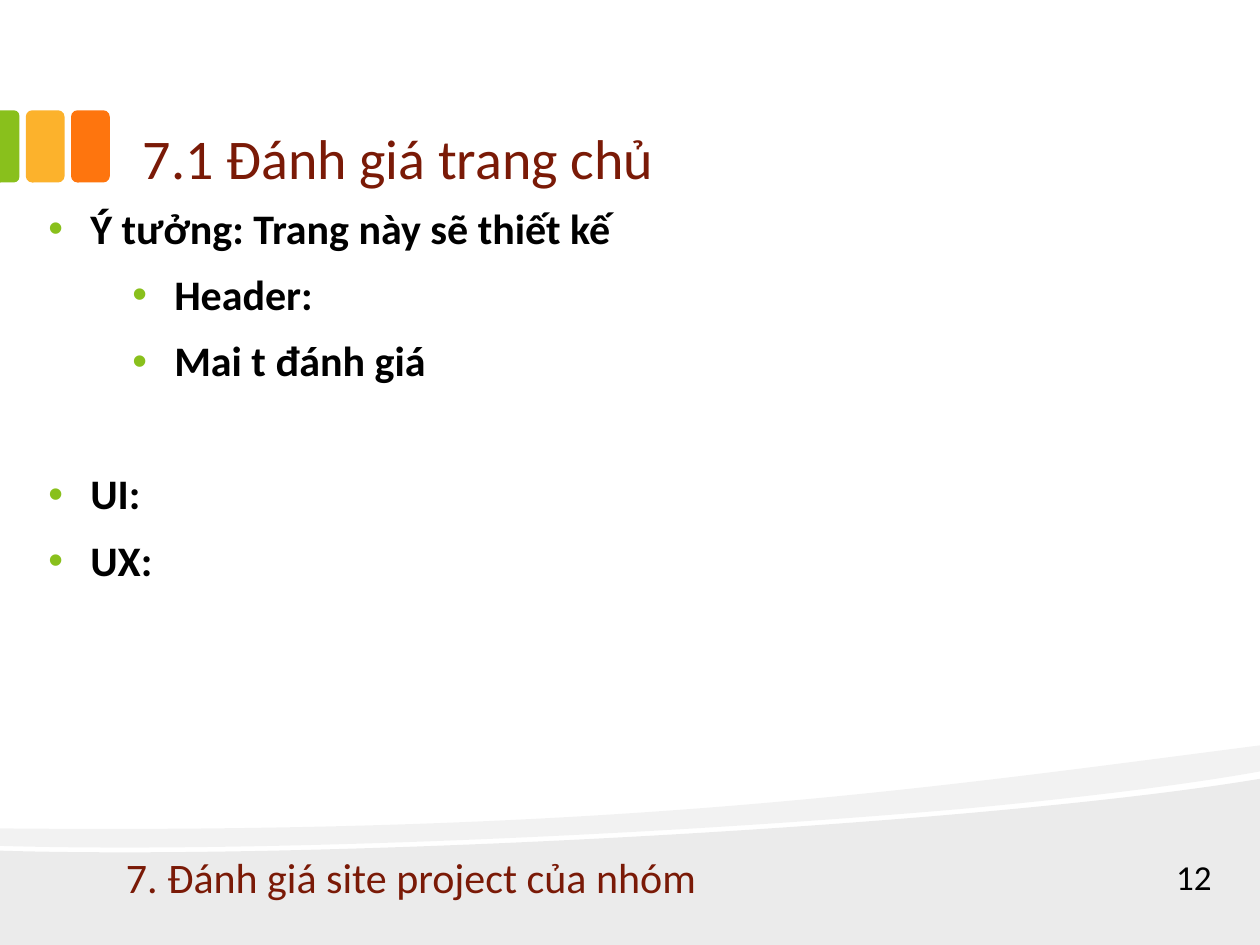
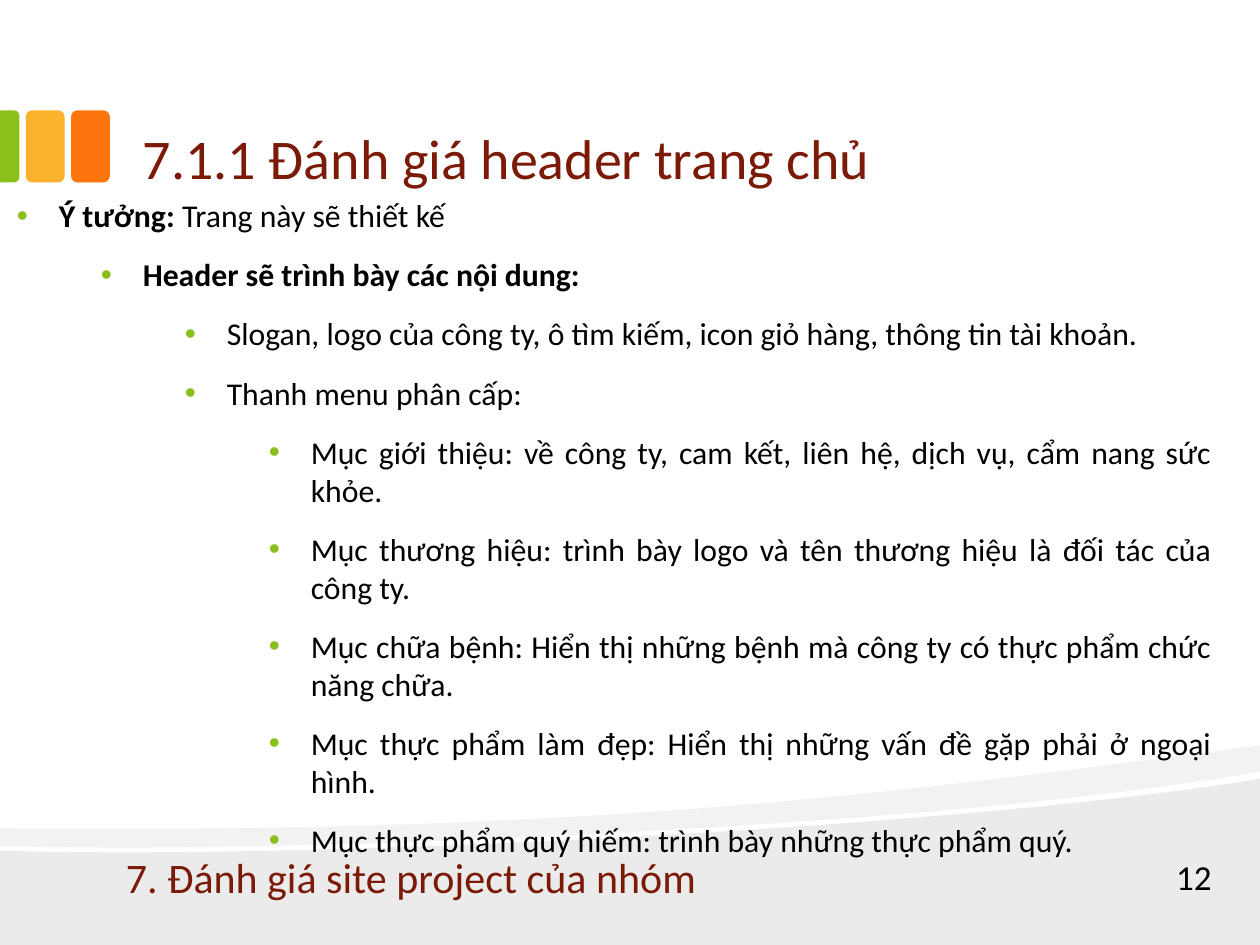
Before and after one commit to phamhoanghaison0402/Project_WebThucPhamChucNang, a slide deck: slide 12 of Report HCI/Report_HCI.ppt. Drawn at 1260x945 pixels with LibreOffice and Linux fonts; fonts in the diff are those of the drawing. Boxes give left, top, right and bottom in pixels: in the first picture for what was removed or moved away, otherwise in the second. Text is boxed around its words. In the diff, an @@ line names an element or a change of style, - is before the commit and + after.

Commit message:
xong đánh giá trang web của nhóm

```diff
--- a/Report HCI/Report_HCI.ppt
+++ b/Report HCI/Report_HCI.ppt
@@ title at [143, 140, 869, 189]: text changed @@
-7.1 Đánh giá trang chủ
+7.1.1 Đánh giá header trang chủ
@@ text "Ý tưởng: Trang này sẽ ...": place and size @@
-text "Ý tưởng: Trang này sẽ ..." at [90, 209, 610, 577]
+text "Ý tưởng: Trang này sẽ ..." at [59, 201, 1211, 858]
@@ text at [59, 201, 445, 233]: size 24 to 18.1 pt in "Ý tưởng: Trang này sẽ thiết kế"; bold off in "Trang này sẽ thiết kế"; line spacing 0.9 to 1 @@
@@ text at [143, 263, 1211, 858]: text changed; size 24 to 18.1 pt; bold off @@
-  • Header:
-  • Mai t đánh giá
-• UI:
-• UX:
+  • Header sẽ trình bày các nội dung:
+    • Slogan, logo của công ty, ô tìm kiếm, icon giỏ hàng, thông tin tài khoản.
+    • Thanh menu phân cấp:
+      • Mục giới thiệu: về công ty, cam kết, liên hệ, dịch vụ, cẩm nang sức khỏe.
+      • Mục thương hiệu: trình bày logo và tên thương hiệu là đối tác của công ty.
+      • Mục chữa bệnh: Hiển thị những bệnh mà công ty có thực phẩm chức năng chữa.
+      • Mục thực phẩm làm đẹp: Hiển thị những vấn đề gặp phải ở ngoại hình.
+      • Mục thực phẩm quý hiếm: trình bày những thực phẩm quý.
```
Also in this commit, not shown: 4 other slides changed, 8 slides added.
